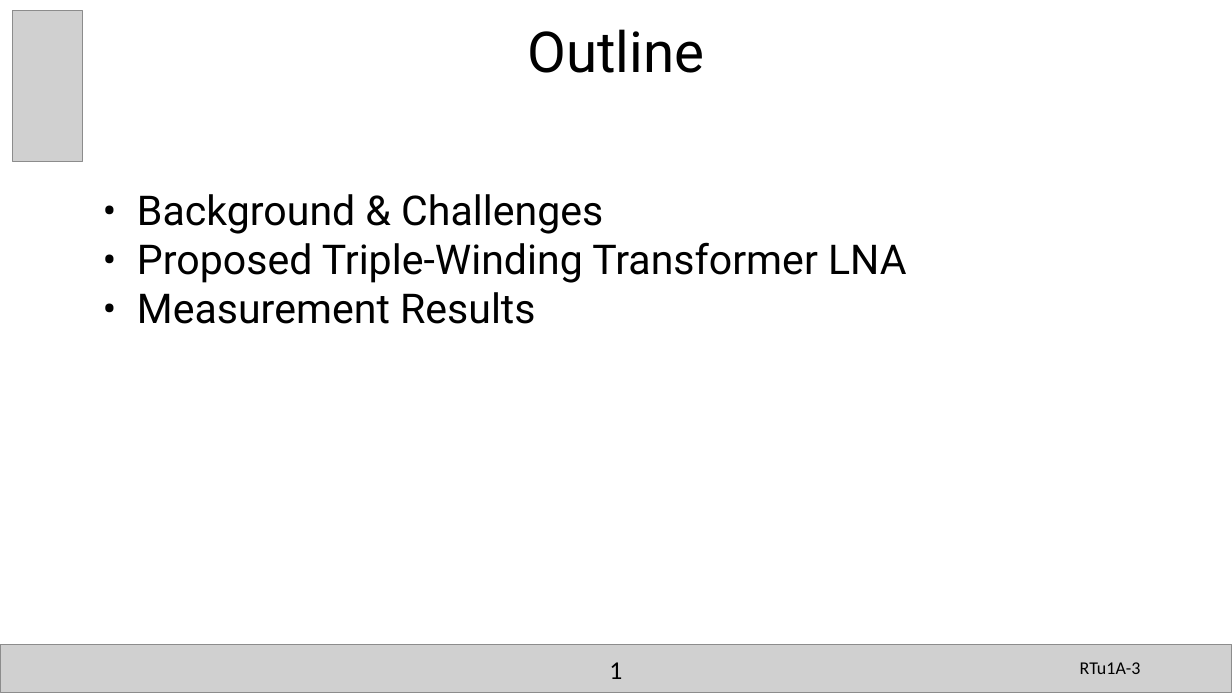
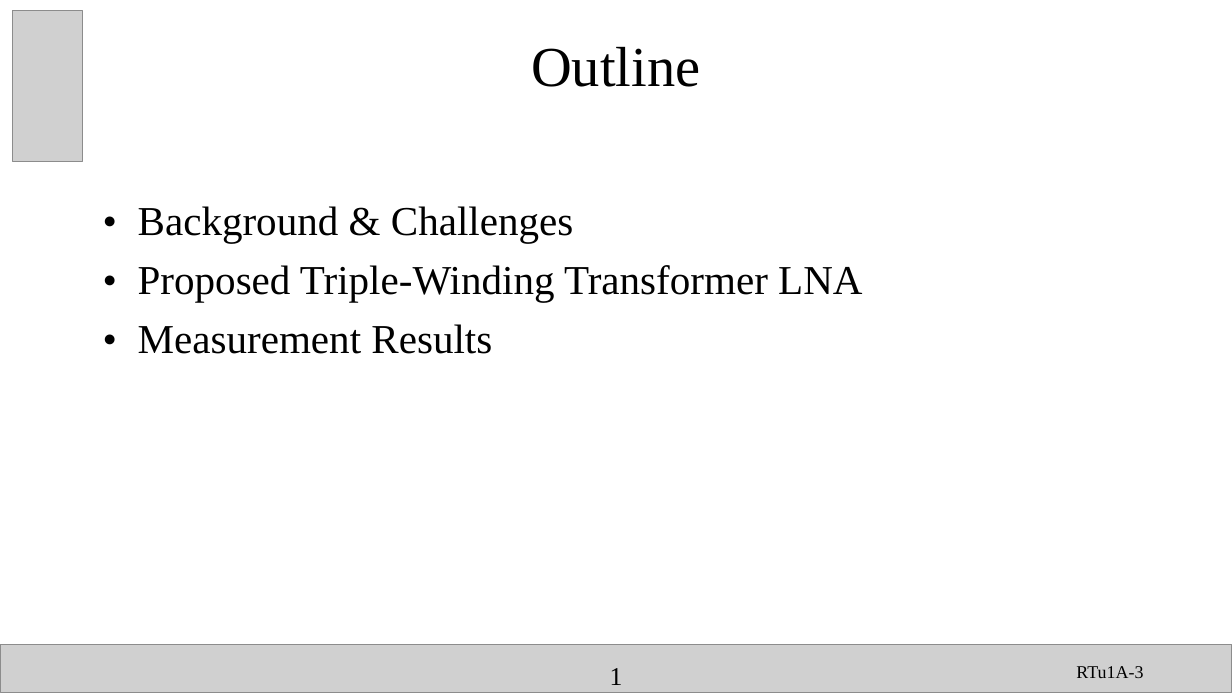
Before and after one commit to Lway-ai/ppt-team, a slide deck: slide 2 of examples/mvp_zou/mvp_zou.pptx. Drawn at 1232x693 pixels with LibreOffice and Linux fonts; fonts in the diff are those of the drawing; grey boxes stand for pictures. Boxes give left, top, right and bottom in pixels: in the first picture for what was removed or moved away, otherwise in the second. Text is boxed around its words. In the diff, an @@ line names an element or a change of style, - is before the commit and + after.

```diff
--- a/examples/mvp_zou/mvp_zou.pptx
+++ b/examples/mvp_zou/mvp_zou.pptx
@@ text "Outline" at (531, 46, 700, 87): font Roboto to Times New Roman; line spacing 1 to 1.2; more space between paragraphs @@
@@ text "• Background & Challenges • ..." at (138, 206, 862, 354): font Roboto to Times New Roman; line spacing 1 to 1.2; more space between paragraphs @@
@@ text "1" at (610, 668, 623, 685): font Calibri to Times New Roman; line spacing 1 to 1.2; more space between paragraphs @@
@@ text "RTu1A-3" at (1076, 666, 1143, 678): font Calibri to Times New Roman; line spacing 1 to 1.2; more space between paragraphs @@
```
Also in this commit, not shown: 2 other slides changed, 25 other files.
